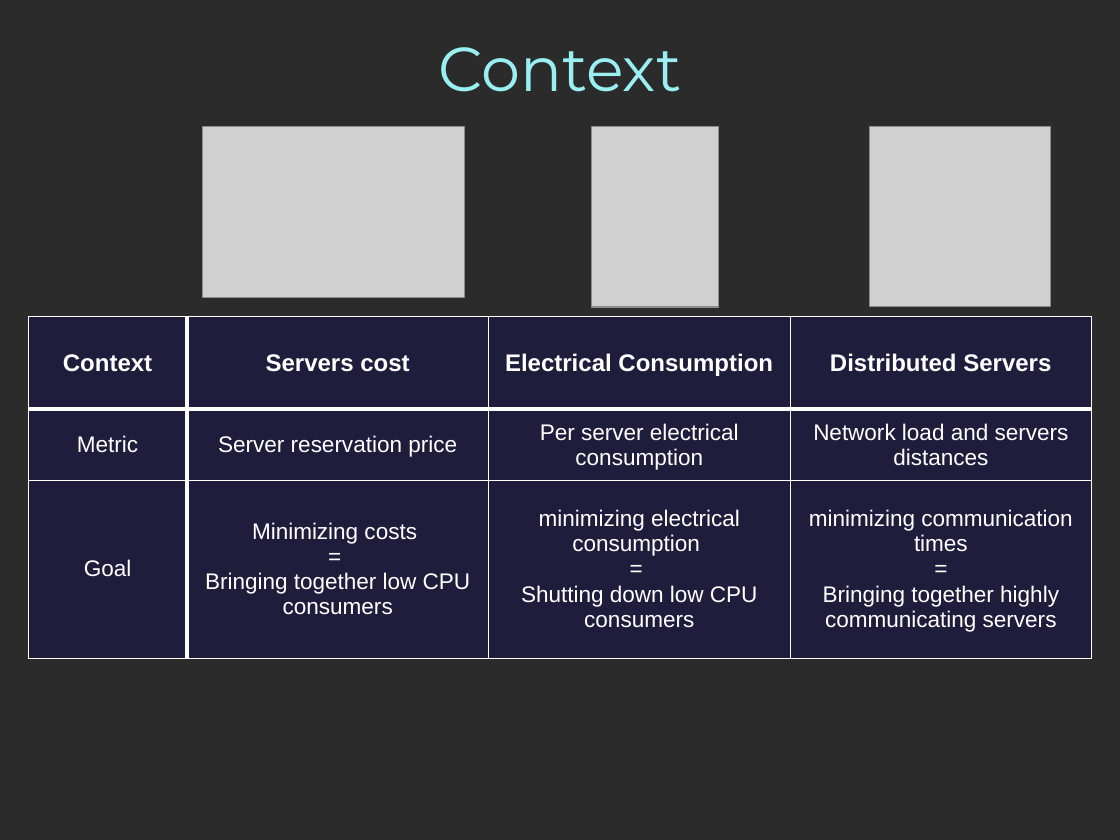
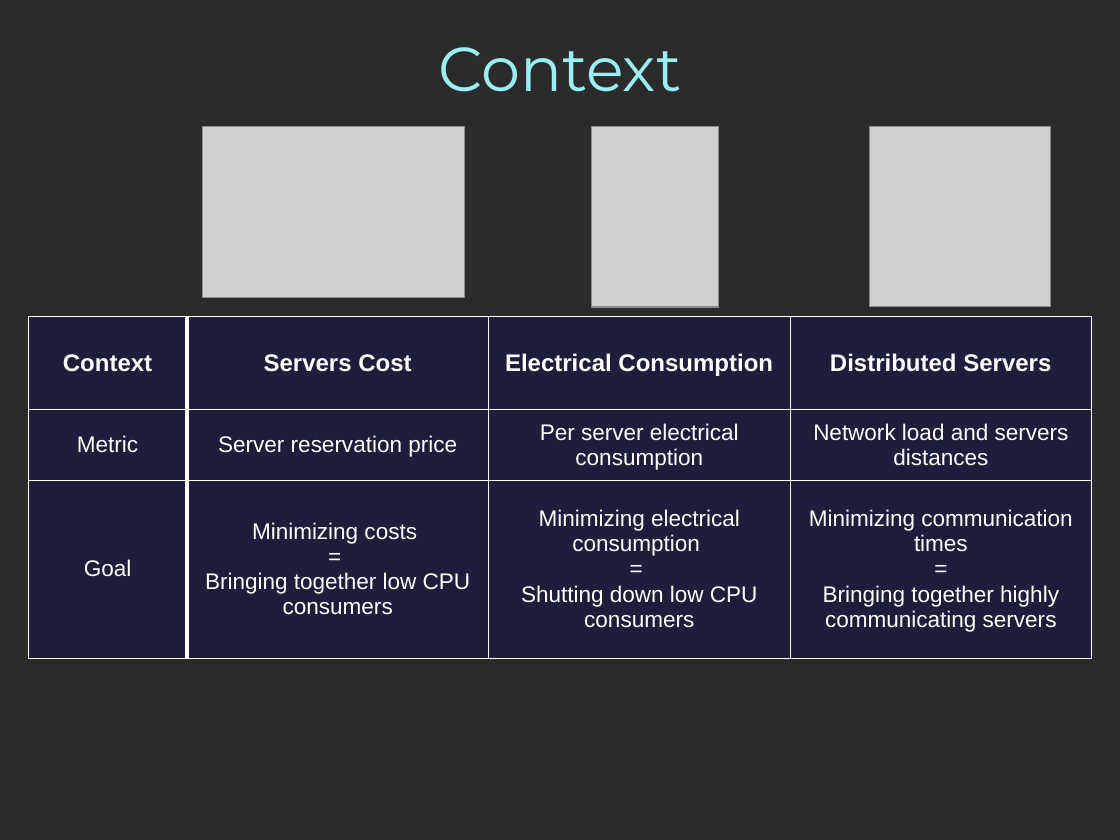
Before and after one commit to mgiorgino/xen-attitune, a slide deck: slide 4 of Docs/Anglais/PresentationAnglais.pptx. Drawn at 1120x840 pixels with LibreOffice and Linux fonts; fonts in the diff are those of the drawing; grey boxes stand for pictures; background and template pictures are left out; a plain dark background stands for a picture behind light text. Boxes give left, top, right and bottom in pixels: in the first picture for what was removed or moved away, otherwise in the second. Text is boxed around its words. In the diff, an @@ line names an element or a change of style, - is before the commit and + after.

```diff
--- a/Docs/Anglais/PresentationAnglais.pptx
+++ b/Docs/Anglais/PresentationAnglais.pptx
@@ table at [28,317,1093,659] @@
-row 1, column 2: Servers cost
+row 1, column 2: Servers Cost
-row 3, column 3: minimizing electrical consumption / = / Shutting down low CPU consumers
+row 3, column 3: Minimizing electrical consumption / = / Shutting down low CPU consumers
-row 3, column 4: minimizing communication times / = / Bringing together highly communicating servers
+row 3, column 4: Minimizing communication times / = / Bringing together highly communicating servers
@@ borders changed @@
```
Also in this commit, not shown: 19 other slides changed, 2 slides added, 2 slides removed.
